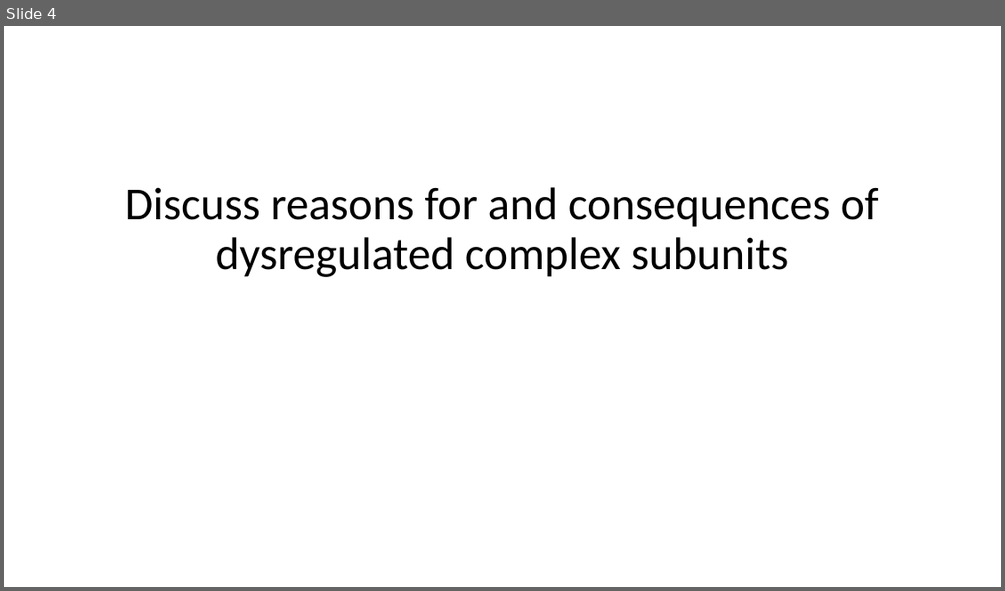
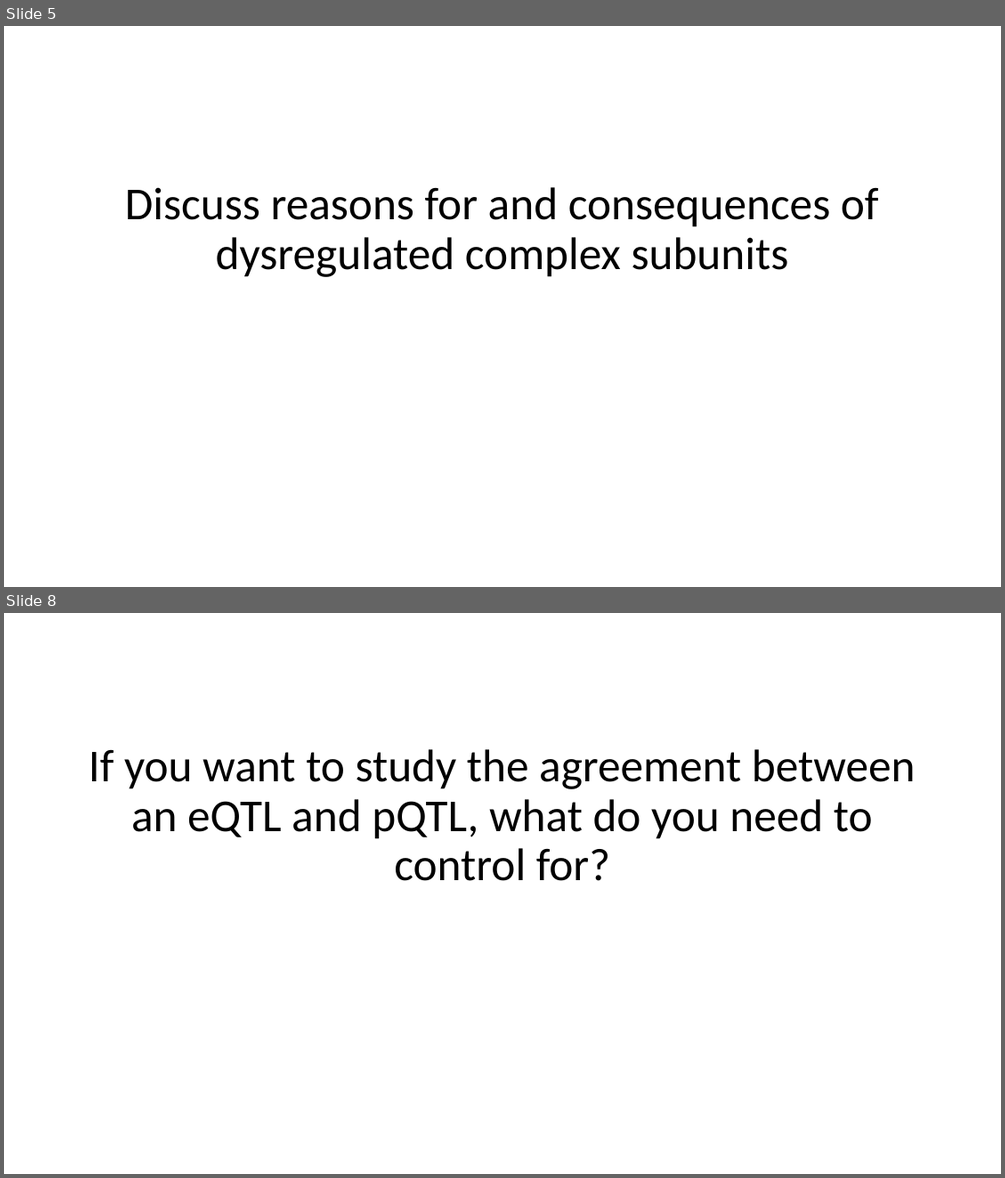
Before and after one commit to GTPB/IBIP22, a slide deck: pages/Wrap_up_Friday.pptx. Shown one above the other, each under a label of ours: slide 4 before the commit, slides 5 and 8 after it; the slides between them are not shown. The pictures are 1005x591 and 1005x1178 pixels, drawn with LibreOffice and Linux fonts; fonts in the diff are those of the drawing. Boxes give left, top, right and bottom in pixels: in the first picture for what was removed or moved away, otherwise in the second. Text is boxed around its words. In the diff, an @@ line names an element or a change of style, - is before the commit and + after.

```diff
--- a/pages/Wrap_up_Friday.pptx
+++ b/pages/Wrap_up_Friday.pptx
@@ slide 8 added at <box>4,613,1001,1174</box>, background #FFFFFF @@
@@ text added at <box>89,749,915,881</box>, 44 pt, text #000000 @@
+If you want to study the agreement between an eQTL and pQTL, what do you need to control for?
@@ what was slide 4 is now slide 5 @@
```
Also in this commit, not shown: 1 slide changed, 3 other slides added, 3 other files.
